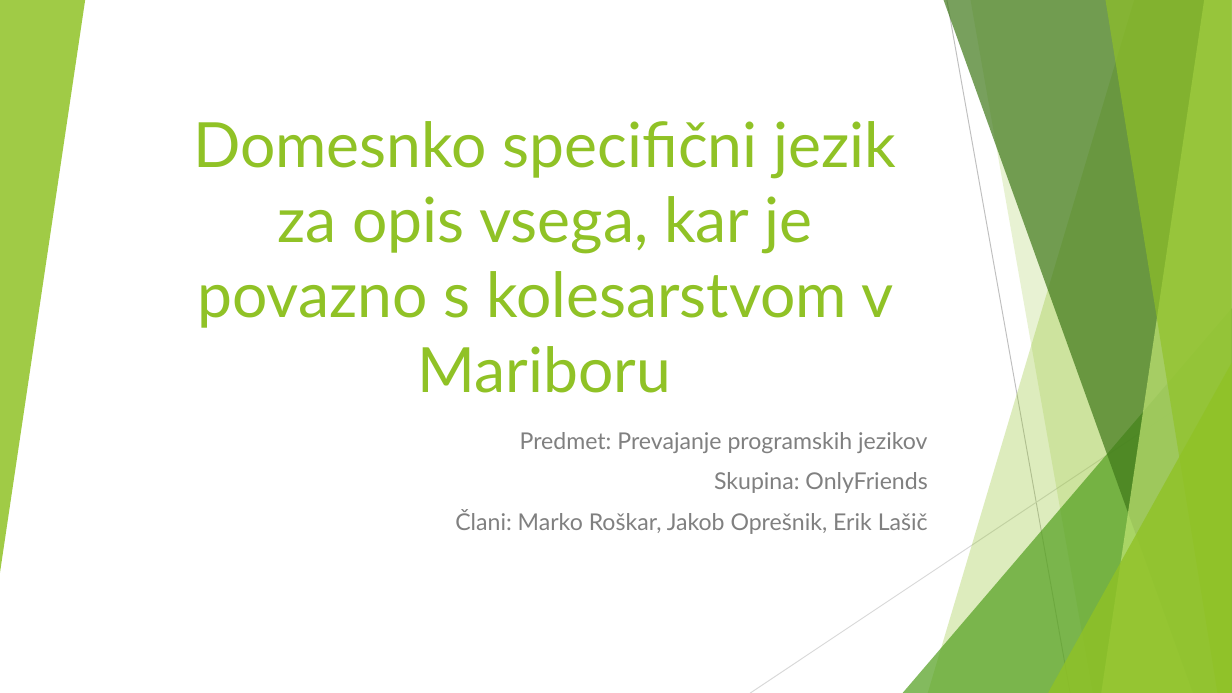
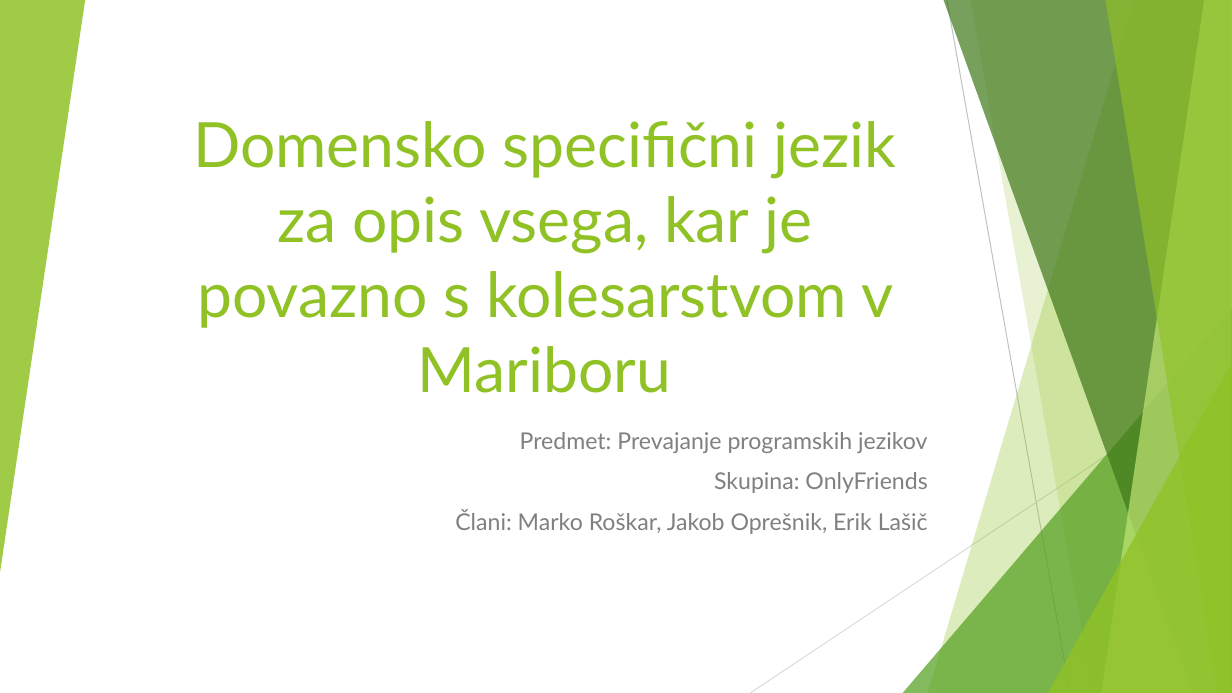
Before and after one commit to MarkoRoskar/DigitalniDvojcek, a slide deck: slide 1 of Prevajanje Programskih Jezikov/Načrtovanje jezika/PPJezikov_projekt.pptx. Drawn at 1232x693 pixels with LibreOffice and Linux fonts; fonts in the diff are those of the drawing. Boxes give left, top, right and bottom in pixels: in the first picture for what was removed or moved away, otherwise in the second. Text is boxed around its words. In the diff, an @@ line names an element or a change of style, - is before the commit and + after.

Commit message:
VD-35 Predstavitev popravek

```diff
--- a/Prevajanje Programskih Jezikov/Načrtovanje jezika/PPJezikov_projekt.pptx
+++ b/Prevajanje Programskih Jezikov/Načrtovanje jezika/PPJezikov_projekt.pptx
@@ title at [193,121,897,393]: text changed @@
-Domesnko specifični jezik za opis vsega, kar je povazno s kolesarstvom v Mariboru
+Domensko specifični jezik za opis vsega, kar je povazno s kolesarstvom v Mariboru
```
